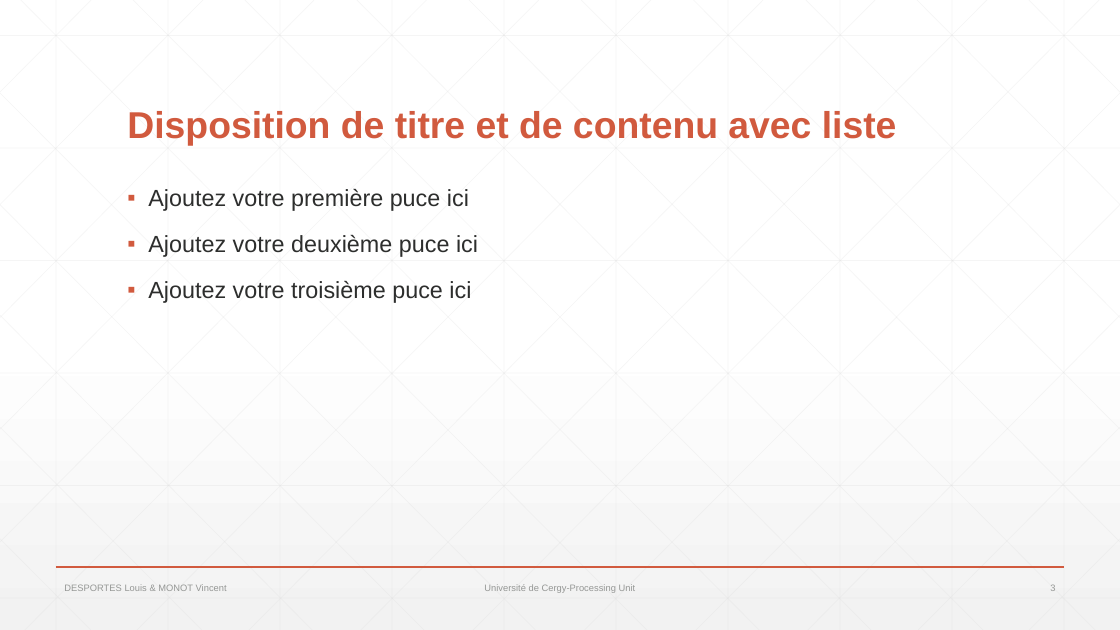
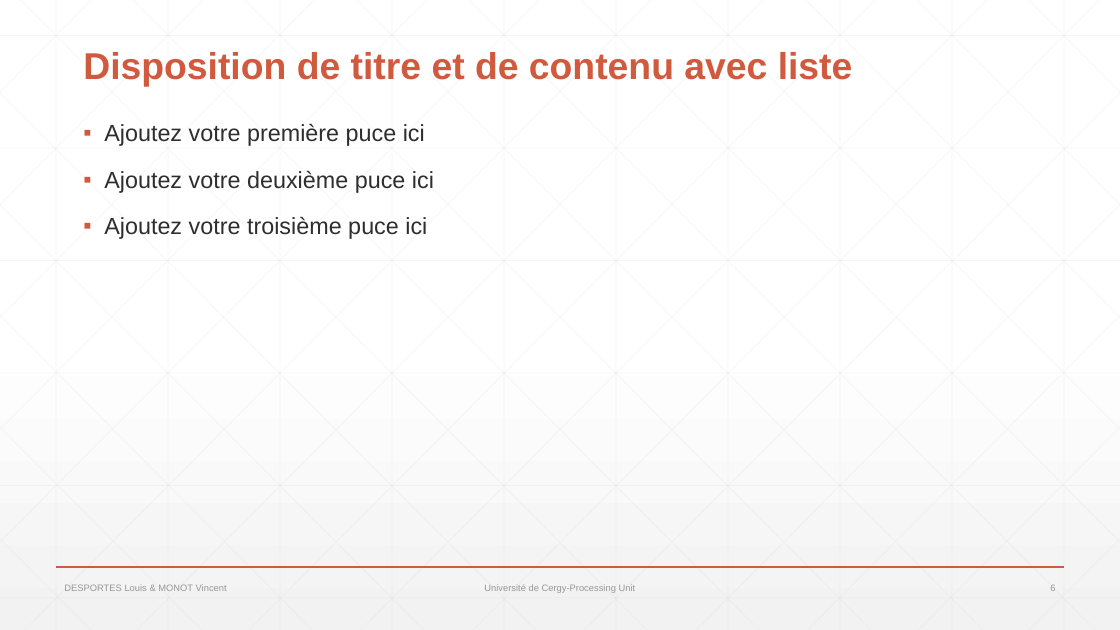
Before and after one commit to Agurato/UCPU_16bits, a slide deck: slide 6 of diapos/UCPU_16bits.pptx (slide 3 before the commit). Drawn at 1120x630 pixels with LibreOffice and Linux fonts; fonts in the diff are those of the drawing. Boxes give left, top, right and bottom in pixels: in the first picture for what was removed or moved away, otherwise in the second. Text is boxed around its words. In the diff, an @@ line names an element or a change of style, - is before the commit and + after.

Commit message:
présentation

```diff
--- a/diapos/UCPU_16bits.pptx
+++ b/diapos/UCPU_16bits.pptx
@@ title "Disposition de titre et de ...": place and size @@
-title "Disposition de titre et de ..." at (127,111,897,146)
+title "Disposition de titre et de ..." at (83,52,853,86)
@@ text "Ajoutez votre première puce ici": place and size @@
-text "Ajoutez votre première puce ici" at (148,189,478,303)
+text "Ajoutez votre première puce ici" at (104,124,434,239)
```
Also in this commit, not shown: 2 other slides changed, 3 slides added.
